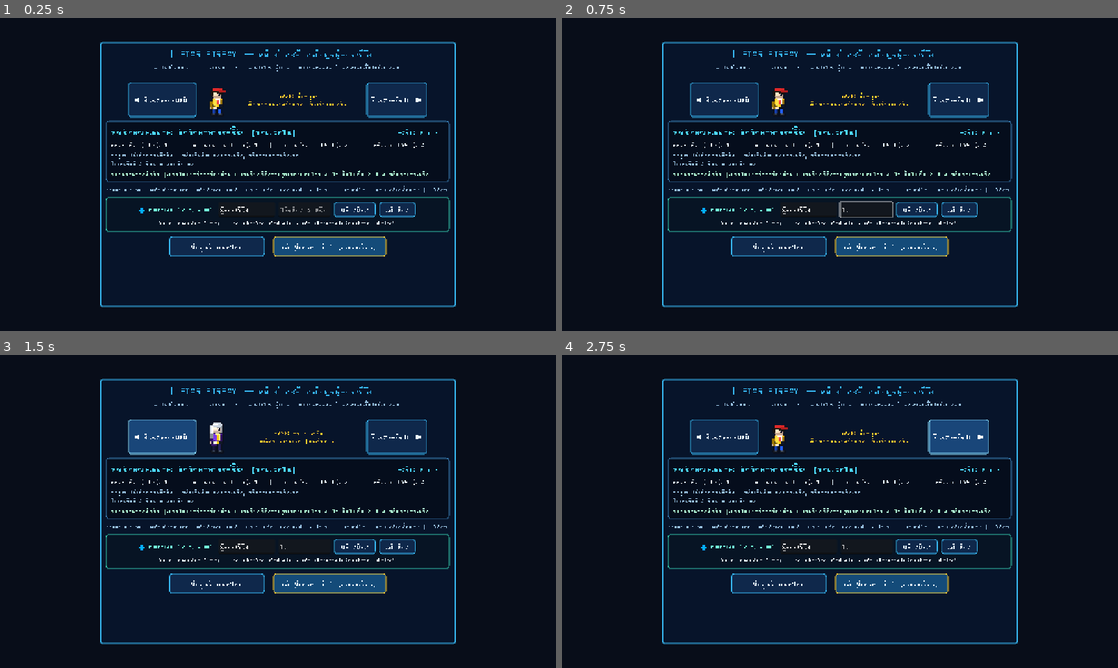
Above: before the commit, frames 1-4 (two rows, left to right).
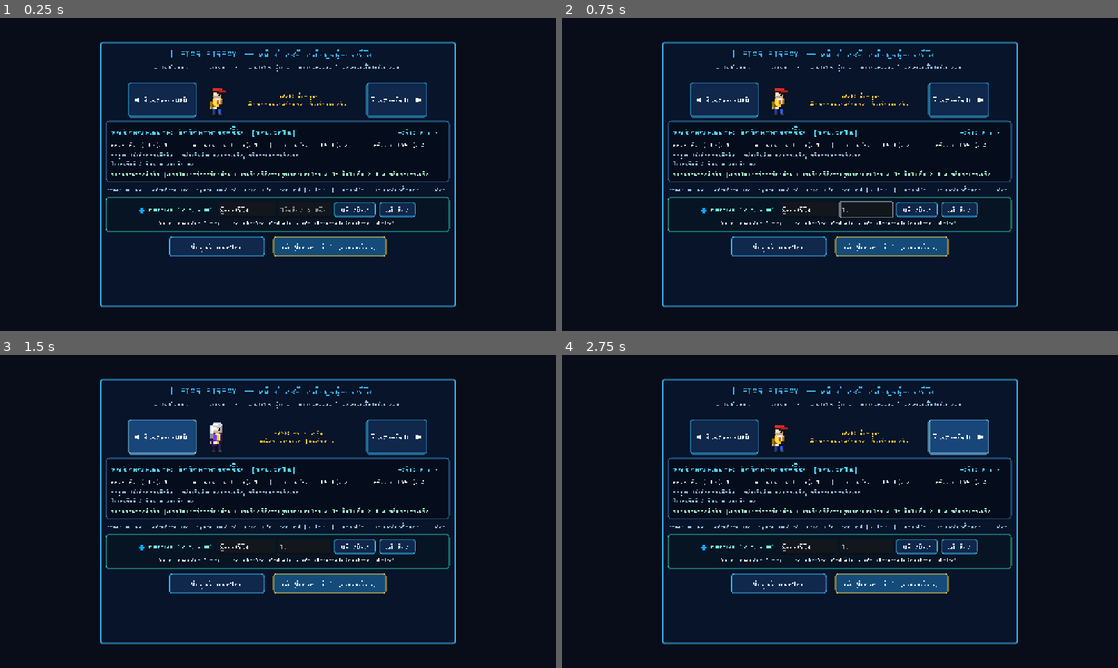
Above: after the commit, the same moments.

Repository: dinokxrn/star-stream-survivor
Game: Godot game, scene res://scenes/Main.tscn
Two runs of this game, one before a commit and one after it. Both use one fixed random seed, a clock stepped at 60 frames per second and the inputs below.
Inputs (mouse positions are in pixels of both pictures, inside the frame that each line leads up to):
- Up to frame 1 (0.25 s): no input
- Up to frame 2 (0.75 s): click (867, 208) at 0.52 s; type "12" at 0.6 s
- Up to frame 3 (1.5 s): click "◀ ตัวละครก่อนหน้า" at 1.25 s
- Up to frame 4 (2.75 s): click "ตัวละครถัดไป ▶" at 2 s

The runs differ from the first frame. In frame 1, 0.2% of the frame differs, in the area x 19-81%, y 53-56%; in frame 2, 0.2%; in frame 3, 0.2%; in frame 4, 0.2%.

Commit message:
Bind Spacebar to basic attack (W/Up for jump)

Diff:
--- a/godot_project/project.godot
+++ b/godot_project/project.godot
@@ -47,7 +47,6 @@
 jump={
 "deadzone": 0.2,
 "events": [Object(InputEventKey,"resource_local_to_scene":false,"resource_name":"","device":-1,"window_id":0,"alt_press …(192 unchanged characters)…
-, Object(InputEventKey,"resource_local_to_scene":false,"resource_name":"","device":-1,"window_id":0,"alt_pressed":false,"shift_pressed":false,"ctrl_pressed":false,"meta_pressed":false,"pressed":false,"keycode":0,"physical_keycode":32,"key_label":0,"unicode":32,"location":0,"echo":false,"script":null)
 , Object(InputEventKey,"resource_local_to_scene":false,"resource_name":"","device":-1,"window_id":0,"alt_pressed":false …(186 unchanged characters)…
 ]
 }
@@ -58,7 +57,8 @@
 }
 attack={
 "deadzone": 0.2,
-"events": [Object(InputEventMouseButton,"resource_local_to_scene":false,"resource_name":"","device":-1,"window_id":0,"alt_pressed":false,"shift_pressed":false,"ctrl_pressed":false,"meta_pressed":false,"button_mask":0,"position":Vector2(0, 0),"global_position":Vector2(0, 0),"factor":1.0,"button_index":1,"canceled":false,"pressed":false,"double_click":false,"script":null)
+"events": [Object(InputEventKey,"resource_local_to_scene":false,"resource_name":"","device":-1,"window_id":0,"alt_pressed":false,"shift_pressed":false,"ctrl_pressed":false,"meta_pressed":false,"pressed":false,"keycode":0,"physical_keycode":32,"key_label":0,"unicode":32,"location":0,"echo":false,"script":null)
+, Object(InputEventMouseButton,"resource_local_to_scene":false,"resource_name":"","device":-1,"window_id":0,"alt_pressed":false,"shift_pressed":false,"ctrl_pressed":false,"meta_pressed":false,"button_mask":0,"position":Vector2(0, 0),"global_position":Vector2(0, 0),"factor":1.0,"button_index":1,"canceled":false,"pressed":false,"double_click":false,"script":null)
 , Object(InputEventKey,"resource_local_to_scene":false,"resource_name":"","device":-1,"window_id":0,"alt_pressed":false …(183 unchanged characters)…
 , Object(InputEventKey,"resource_local_to_scene":false,"resource_name":"","device":-1,"window_id":0,"alt_pressed":false …(183 unchanged characters)…
 , Object(InputEventKey,"resource_local_to_scene":false,"resource_name":"","device":-1,"window_id":0,"alt_pressed":false …(183 unchanged characters)…
--- a/godot_project/scripts/ui/AttributeRollScreen.gd
+++ b/godot_project/scripts/ui/AttributeRollScreen.gd
@@ -146,7 +146,7 @@
 	cv.add_child(_passive_lbl)
 
 	var controls_hint := Label.new()
-	controls_hint.text = "การควบคุม: WASD เคลื่อนที่/กระโดด | คลิกซ้าย/U โจมตี | J/K/L สกิล | N/M แพรี่ | Q ไอเทม | E แอนทริบิว | Tab สเตตัส/ซื้อของ | F โต้ตอบ"
+	controls_hint.text = "การควบคุม: WASD เคลื่อนที่/กระโดด | Space โจมตีปกติ | J/K/L สกิล | N/M แพรี่ | Q ไอเทม | E แอนทริบิว | Tab สเตตัส/ซื้อของ | F โต้ตอบ"
 	controls_hint.autowrap_mode = TextServer.AUTOWRAP_WORD_SMART
 	controls_hint.horizontal_alignment = HORIZONTAL_ALIGNMENT_CENTER
 	controls_hint.add_theme_font_size_override("font_size", 14)
--- a/godot_project/scripts/ui/HudOverlay.gd
+++ b/godot_project/scripts/ui/HudOverlay.gd
@@ -259,7 +259,7 @@
 		_item_labels.append(il)
 
 	var hint := Label.new()
-	hint.text = "[WASD] เดิน/กระโดด  •  [คลิกซ้าย/U] โจมตี  •  [J/K/L] สกิล  •  [N/M] แพรี่  •  [Q] ไอเทม  •  [E] แอนทริบิว  •  [Tab] สเตตัส/ซื้อของ  •  [F] โต้ตอบ"
+	hint.text = "[WASD] เดิน/กระโดด  •  [Space/คลิกซ้าย] โจมตี  •  [J/K/L] สกิล  •  [N/M] แพรี่  •  [Q] ไอเทม  •  [E] แอนทริบิว  •  [Tab] สเตตัส/ซื้อของ  •  [F] โต้ตอบ"
 	hint.horizontal_alignment = HORIZONTAL_ALIGNMENT_CENTER
 	hint.add_theme_font_size_override("font_size", 13)
 	hint.add_theme_color_override("font_color", UiTheme.COL_MUTED)
Not shown, changed: build/web/index.pck
